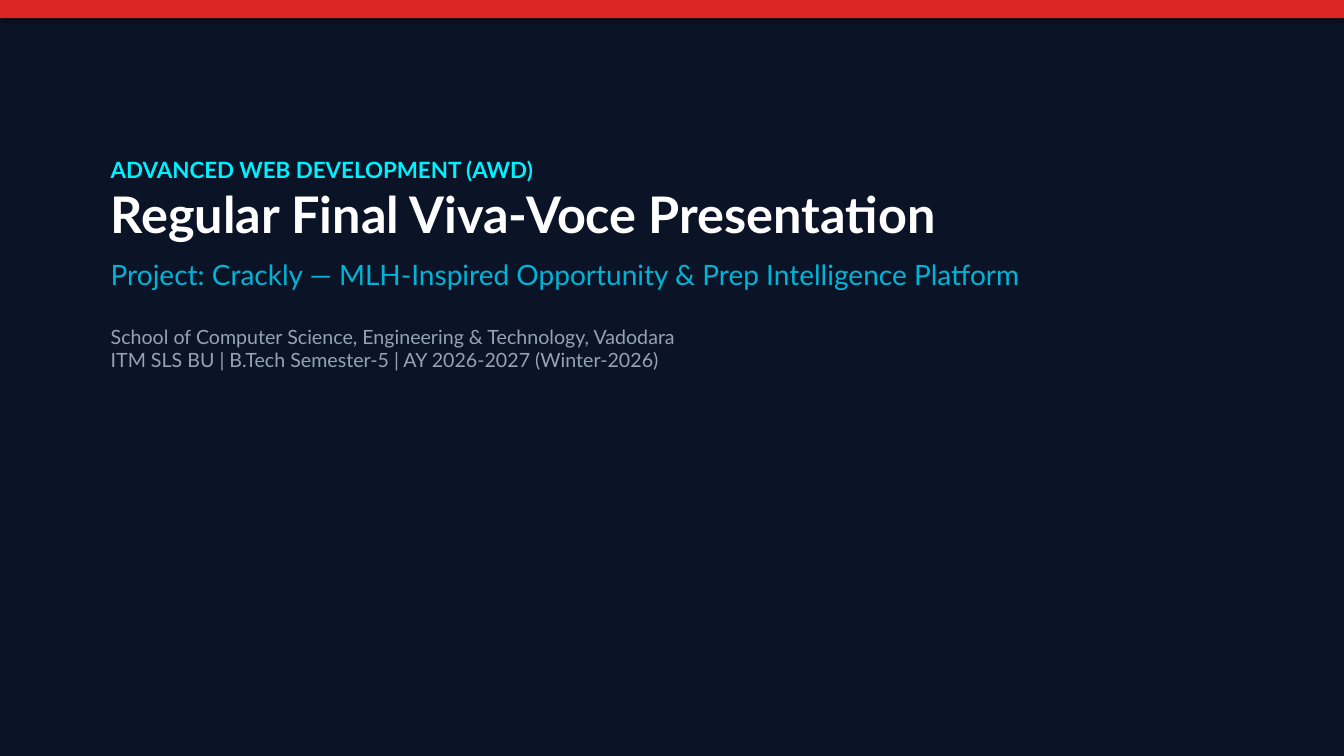
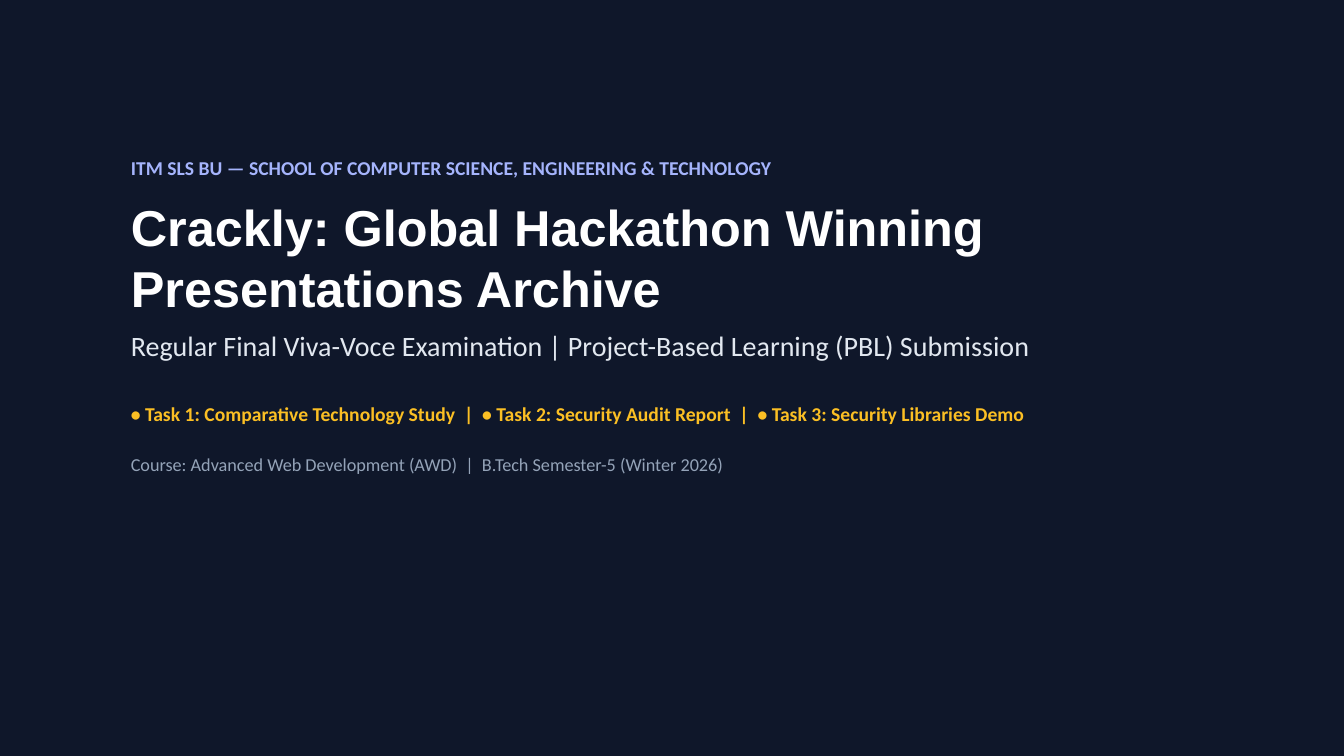
Before and after one commit to ToshalTrivedi/AWD_Project-, a slide deck: slide 1 of docs/AWD_Final_Viva_Presentation_Crackly.pptx. Drawn at 1344x756 pixels with LibreOffice and Linux fonts; fonts in the diff are those of the drawing. Boxes give left, top, right and bottom in pixels: in the first picture for what was removed or moved away, otherwise in the second. Text is boxed around its words. In the diff, an @@ line names an element or a change of style, - is before the commit and + after.

Commit message:
feat(crackly): streamline codebase, update brand favicon, and add AWD viva-voce deliverables (PPT, reports, test suite)

```diff
--- a/docs/AWD_Final_Viva_Presentation_Crackly.pptx
+++ b/docs/AWD_Final_Viva_Presentation_Crackly.pptx
@@ rectangle at (0, 0, 1344, 756): fill #0B1426 to #0F172A @@
@@ rectangle removed at (0, 0, 1344, 18) @@
@@ text at (131, 162, 1029, 474): text changed; font Lato to Calibri; text colour #94A3B8 to #FBBF24; bold on @@
-ADVANCED WEB DEVELOPMENT (AWD)
-Regular Final Viva-Voce Presentation
-Project: Crackly — MLH-Inspired Opportunity & Prep Intelligence Platform
-School of Computer Science, Engineering & Technology, Vadodara
-ITM SLS BU | B.Tech Semester-5 | AY 2026-2027 (Winter-2026)
+ITM SLS BU — SCHOOL OF COMPUTER SCIENCE, ENGINEERING & TECHNOLOGY
+Crackly: Global Hackathon Winning Presentations Archive
+Regular Final Viva-Voce Examination | Project-Based Learning (PBL) Submission
+• Task 1: Comparative Technology Study | • Task 2: Security Audit Report | • Task 3: Security Libraries Demo
+Course: Advanced Web Development (AWD) | B.Tech Semester-5 (Winter 2026)
```
Also in this commit, not shown: 9 slides added, 12 slides removed, 49 other files.
